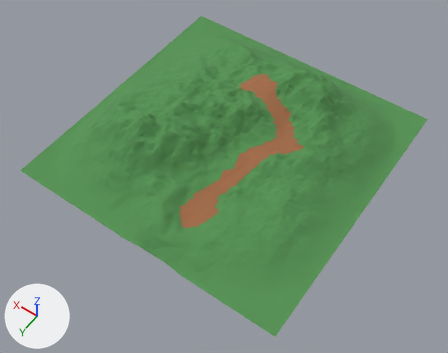
An edit to the Blender file 3d/mountain.blend, drawn before and after from the same camera.
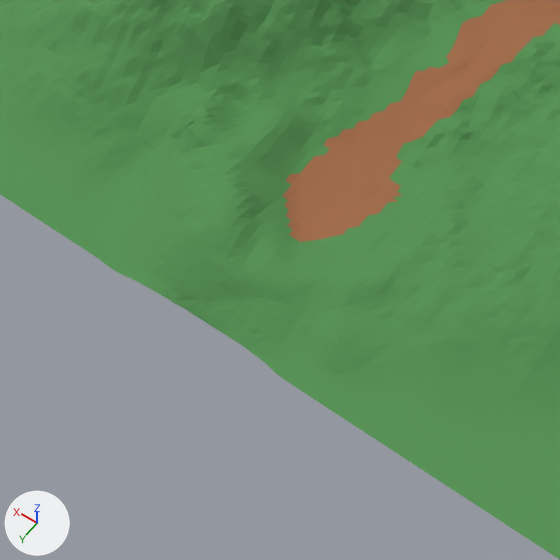
Each version is shown whole from a 50 mm camera at (-15.9, 23.0, 32.2) aimed at (-1.3, 2.6, 0.1), then close up on the part from 19% to 61% of the width and 42% to 95% of the height. The axes (+X, +Y, +Z) are drawn at lower left. The lights are the same throughout.

Objects in the first close-up: 'Landscape.002'.
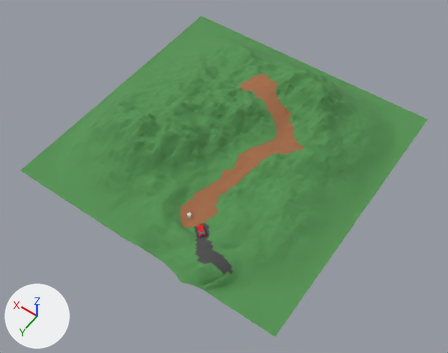
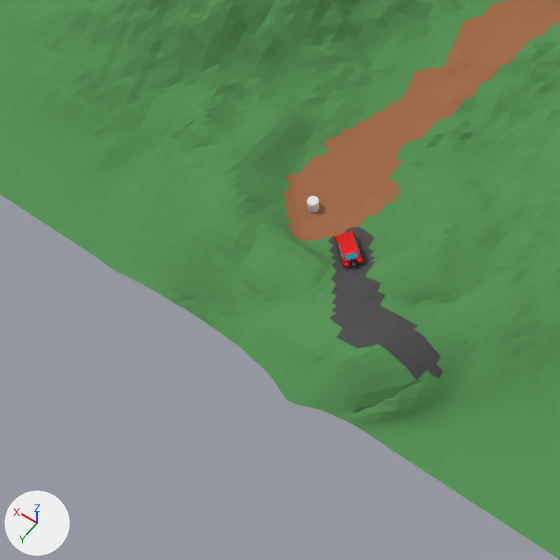
Pixel boxes [x1, y1, x2, y2] of what changed, in the close-ups (560 x 560 px; the box of a moved part takes in the faces that stretch with it):
'Landscape.002', reshaped, recoloured (green to grey): [0, 0, 560, 559] in both
'Cube', added (red): after [335, 231, 364, 268]
    faces in mat_paint (red #e70007): [335, 231, 364, 268]
'Cylinder', added: after [307, 196, 319, 212]
part 1 of me_landscape_002, moved or reshaped: before [218, 184, 542, 439]; after [217, 184, 542, 439]
part 2 of me_landscape_002, recoloured (green to grey): before [328, 227, 375, 264]; after [328, 227, 375, 265]

Patch to the scene script:
```diff
--- a/3d/mountain.blend.py
+++ b/3d/mountain.blend.py
@@ mat_material_004 @@
+mat_material_004 = principled_material('Material.004')
+mat_material_004.base_color = (0.0756, 0.0756, 0.0756)  # dark grey #4e4e4e
+mat_material_004.roughness = 1.0
@@ me_landscape_002 @@
-me_landscape_002.from_pydata(...)  # 16384 vertices, 32258 faces; spans x -10.0..10.0, y -10.0..10.0, z 0.0..4.4
+me_landscape_002.from_pydata(...)  # 16384 vertices, 32258 faces; spans x -10.0..10.0, y -10.0..10.5, z 0.0..4.4
+# me_landscape_002 part 1: 749 of 16384 vertices moved; they spanned x -7.0..-1.0, y 4.5..10.0, z 0.0..1.3 and now span x -7.0..-1.1, y 4.5..10.5, z 0.0..1.5; mean shift (0.0, 0.1, 0.3); largest move (-4.6, 8.8, 0.3) -> (-4.7, 9.2, 1.2)
+# me_landscape_002 part 2: 207 of the faces centred in x -5.9..-2.5, y 6.7..8.7, z 0.4..1.1 switch from mat_material_001 (green #579555) to mat_material_004 (dark grey #4e4e4e)
 me_landscape_002.materials.append(mat_material_002)
@@ ob_cube @@
+ob_cube = bpy.data.objects.new('Cube', me_cube_001)  # 9543 vertices, 5106 faces; spans x -0.81..0.81, y -2.43..1.24, z 0.01..1.58; in mat_bumper (black #000000), mat_body (black #000000), mat_paint (red #e70007), mat_glass (cyan #00c6e7), mat_material_003 (red #d10006), mat_mirror (grey #909090), mat_bumper_001 (grey #909090), mat_wheel (black #000000), mat_wheel_silver (grey #9f9f9f), mat_frontlight (beige #e4e7b1), mat_rearlight (red #e74536)
+ob_cube.location = (-3.17, 7.47, 0.94)
+ob_cube.rotation_euler = (0.256, 0.102, 0.893)  # degrees (15, 5.8, 51)
+ob_cube.scale = (0.264, 0.264, 0.264)
@@ ob_cylinder @@
+ob_cylinder = bpy.data.objects.new('Cylinder', me_cylinder)  # a 32-sided cylinder along z spanning x -1.0..1.0, y -1.0..1.0, z -1.0..1.0
+ob_cylinder.location = (-1.7, 6.83, 0.93)
+ob_cylinder.scale = (0.121, 0.121, 0.121)
```
